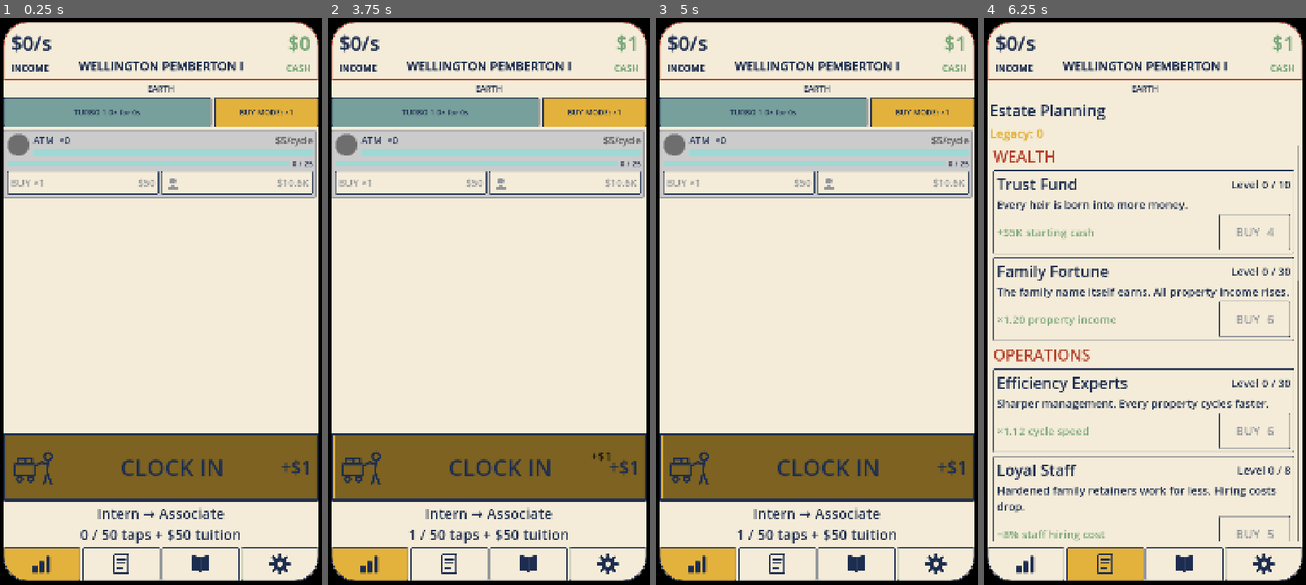
Above: before the commit, frames 1-4 (left to right).
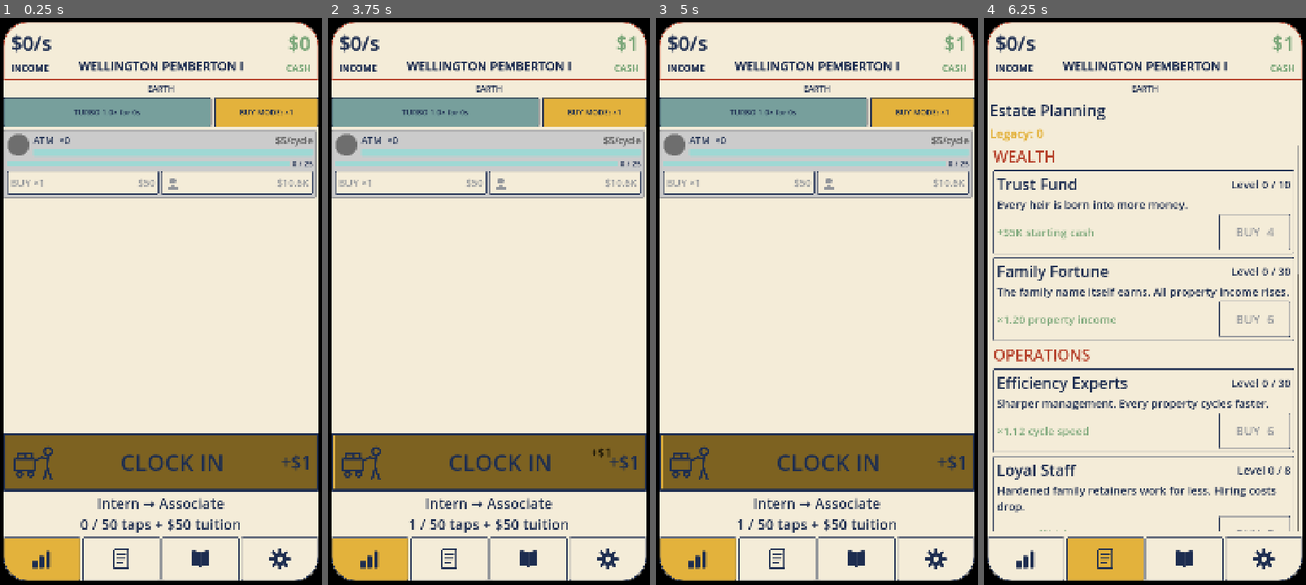
Above: after the commit, the same moments.

Repository: TimGoergen/american-tycoon
Game: Godot game, scene res://Main.tscn
Same seed, same stepped clock (60 frames per second), same inputs: the game is played once before the commit and once after it.
Inputs (mouse positions are in pixels of both pictures, inside the frame that each line leads up to; where the layout moved, square brackets give the same spot in the first picture):
- Up to frame 1 (0.25 s): no input
- Up to frame 2 (3.75 s): click "BUY MODE: ×1" at 0.5 s; click "BUY MODE: ×10" at 1.25 s; click "BUY MODE: ×100" at 2 s; click "BUY MODE: MAX" at 2.75 s; click (489, 460) [489, 465] at 3.5 s
- Up to frame 3 (5 s): click (697, 562) at 4.27 s
- Up to frame 4 (6.25 s): click (1025, 556) at 5.02 s; click (1106, 562) at 5.77 s

The runs differ from the first frame. In frame 1, 6.1% of the frame differs, in the area x 1-99%, y 75-99%; in frame 2, 6.1%; in frame 3, 6.1%; in frame 4, 1.7%.

Commit message:
ui: tab buttons 30% taller (114->148), clock-in shorter (230->196) to fit
Co-Authored-By: Claude Opus 4.8 <noreply@anthropic.com>

Diff:
--- a/game/scripts/Main.gd
+++ b/game/scripts/Main.gd
@@ -457,7 +457,7 @@
 	_tab_buttons = []
 	for i in range(icons.size()):
 		var b := Button.new()
-		b.custom_minimum_size = Vector2(0, 114)  # 50% taller (UI feedback 2026-06-22)
+		b.custom_minimum_size = Vector2(0, 148)  # 30% taller again (114 -> 148, Tim 2026-06-22)
 		b.size_flags_horizontal = Control.SIZE_EXPAND_FILL
 		b.icon = load(icons[i])
 		b.expand_icon = false
--- a/game/scripts/ui/WagePanel.gd
+++ b/game/scripts/ui/WagePanel.gd
@@ -132,8 +132,9 @@
 	# The meter is the button background; its bright-gold fill shows promotion
 	# progress. It ignores the mouse so the Button on top handles every tap.
 	_wage_meter = ProgressBar.new()
-	# Taller (170 -> 230) so the bigger three-part content has room to breathe (Tim, 2026-06-22).
-	_wage_meter.custom_minimum_size = Vector2(0, 230)  # tall: the primary tap target
+	# Shortened 230 -> 196 to make room for the taller tab bar while staying the big primary
+	# tap target (Tim, 2026-06-22).
+	_wage_meter.custom_minimum_size = Vector2(0, 196)
 	_wage_meter.min_value = 0.0
 	_wage_meter.max_value = 1.0
 	_wage_meter.show_percentage = false
